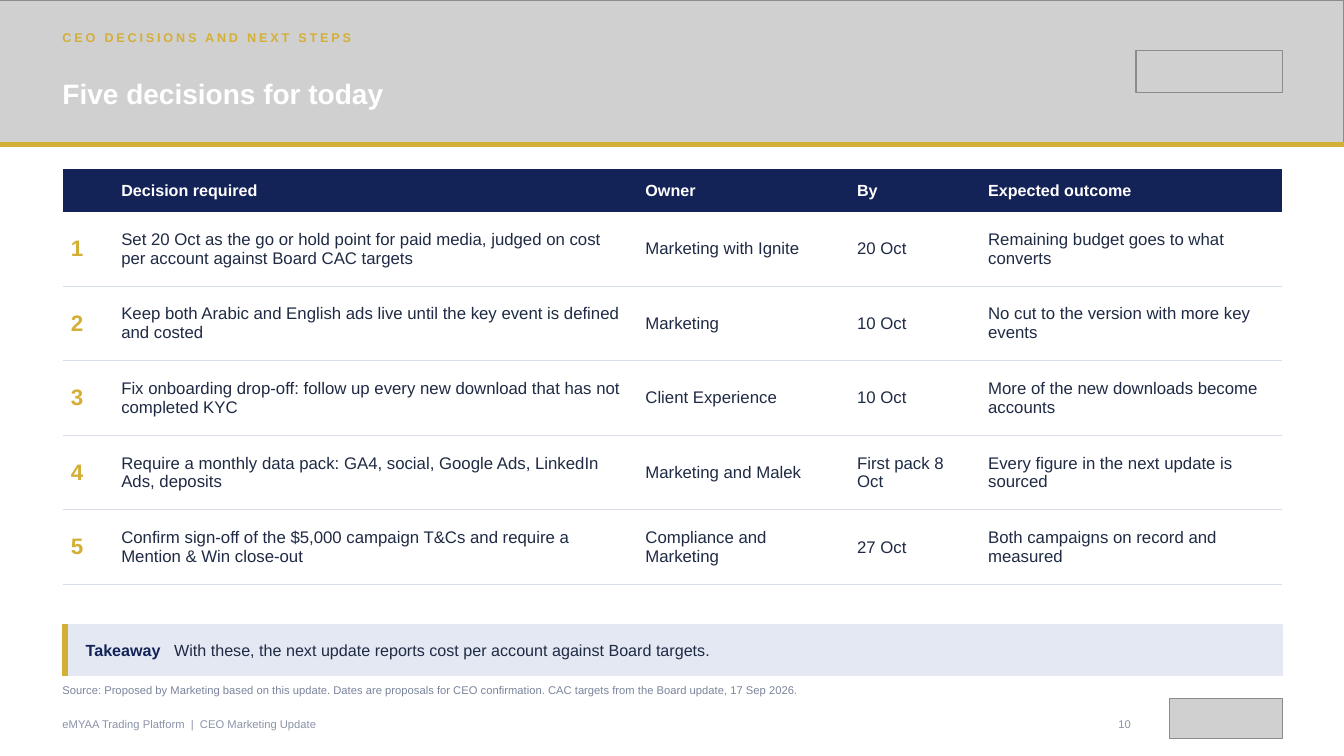
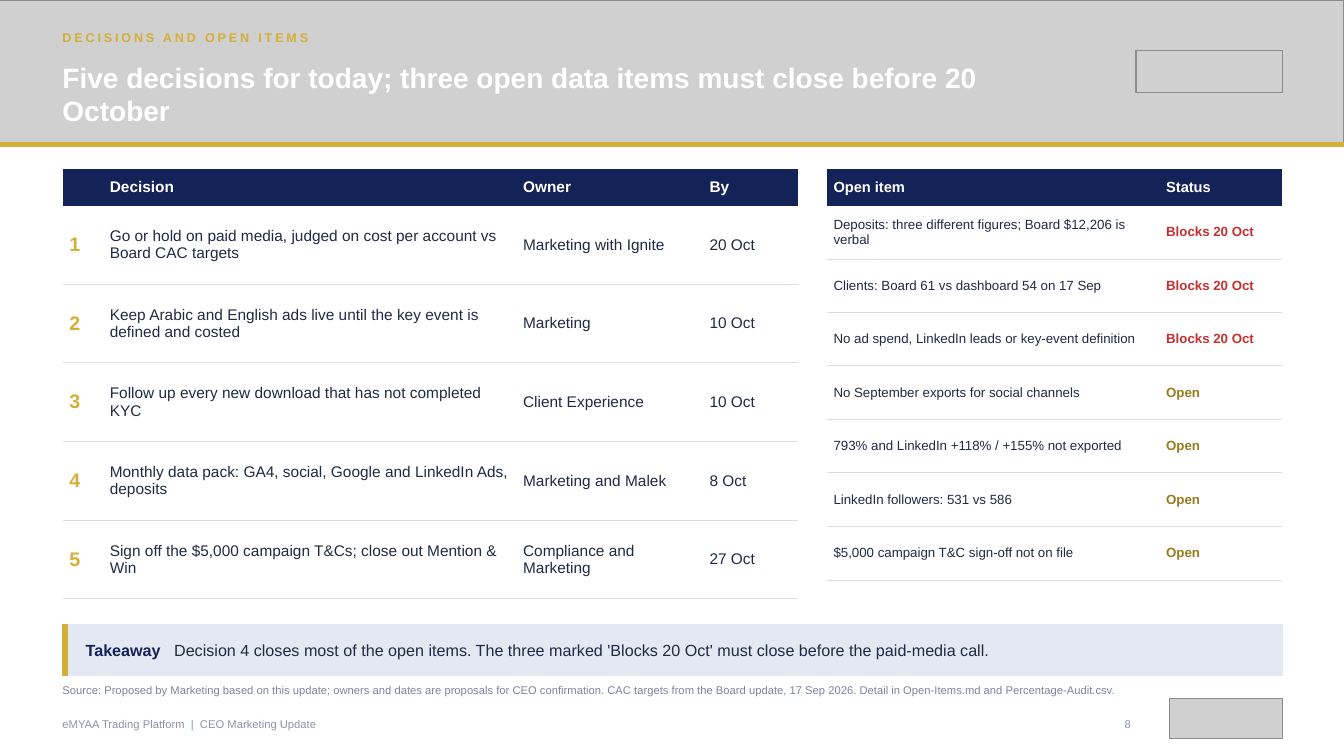
Before and after one commit to hatemmsc-ops/HatemIsa_202508993_IT9002_NLP_Project, a slide deck: slide 8 of emyaa-ceo-deck/output/final-deck/eMYAA-Marketing-Update-01.10.2026-CEO-Redesigned.pptx (slide 10 before the commit). Drawn at 1344x756 pixels with LibreOffice and Linux fonts; fonts in the diff are those of the drawing; grey boxes stand for pictures. Boxes give left, top, right and bottom in pixels: in the first picture for what was removed or moved away, otherwise in the second. Text is boxed around its words. In the diff, an @@ line names an element or a change of style, - is before the commit and + after.

```diff
--- a/emyaa-ceo-deck/output/final-deck/eMYAA-Marketing-Update-01.10.2026-CEO-Redesigned.pptx
+++ b/emyaa-ceo-deck/output/final-deck/eMYAA-Marketing-Update-01.10.2026-CEO-Redesigned.pptx
@@ text at [62, 33, 308, 42]: text changed @@
-CEO DECISIONS AND NEXT STEPS
+DECISIONS AND OPEN ITEMS
@@ text at [62, 68, 976, 121]: text changed @@
-Five decisions for today
+Five decisions for today; three open data items must close before 20 October
@@ table at [63, 169, 799, 580] @@
-column 2: Decision required | Set 20 Oct as the go or hold point for paid media, judged on cost per account against Board CAC targets | Keep both Arabic and English ads live until the key event is defined and costed | Fix onboarding drop-off: follow up every new download that has not completed KYC | Require a monthly data pack: GA4, social, Google Ads, LinkedIn Ads, deposits | Confirm sign-off of the $5,000 campaign T&Cs and require a Mention & Win close-out
+column 2: Decision | Go or hold on paid media, judged on cost per account vs Board CAC targets | Keep Arabic and English ads live until the key event is defined and costed | Follow up every new download that has not completed KYC | Monthly data pack: GA4, social, Google and LinkedIn Ads, deposits | Sign off the $5,000 campaign T&Cs; close out Mention & Win
-column 4: By | 20 Oct | 10 Oct | 10 Oct | First pack 8 Oct | 27 Oct
-column 5: Expected outcome | Remaining budget goes to what converts | No cut to the version with more key events | More of the new downloads become accounts | Every figure in the next update is sourced | Both campaigns on record and measured
+column 4: By | 20 Oct | 10 Oct | 10 Oct | 8 Oct | 27 Oct
@@ table: place and size @@
-table at [63, 169, 1282, 570]
+table at [63, 169, 799, 580]
@@ table added at [827, 169, 1282, 564], 8 rows, 2 columns @@
+Open item | Status
+Deposits: three different figures; Board $12,206 is verbal | Blocks 20 Oct
+Clients: Board 61 vs dashboard 54 on 17 Sep | Blocks 20 Oct
+No ad spend, LinkedIn leads or key-event definition | Blocks 20 Oct
+No September exports for social channels | Open
+793% and LinkedIn +118% / +155% not exported | Open
+LinkedIn followers: 531 vs 586 | Open
+$5,000 campaign T&C sign-off not on file | Open
@@ text at [86, 644, 989, 660]: text changed @@
-Takeaway With these, the next update reports cost per account against Board targets.
+Takeaway Decision 4 closes most of the open items. The three marked 'Blocks 20 Oct' must close before the paid-media call.
@@ text at [62, 686, 1115, 696]: text changed @@
-Source: Proposed by Marketing based on this update. Dates are proposals for CEO confirmation. CAC targets from the Board update, 17 Sep 2026.
+Source: Proposed by Marketing based on this update; owners and dates are proposals for CEO confirmation. CAC targets from the Board update, 17 Sep 2026. Detail in Open-Items.md and Percentage-Audit.csv.
@@ text at [1125, 720, 1131, 728]: text changed @@
-10
+8
```
Also in this commit, not shown: 1 other slide changed, 2 slides removed, 18 other files.
